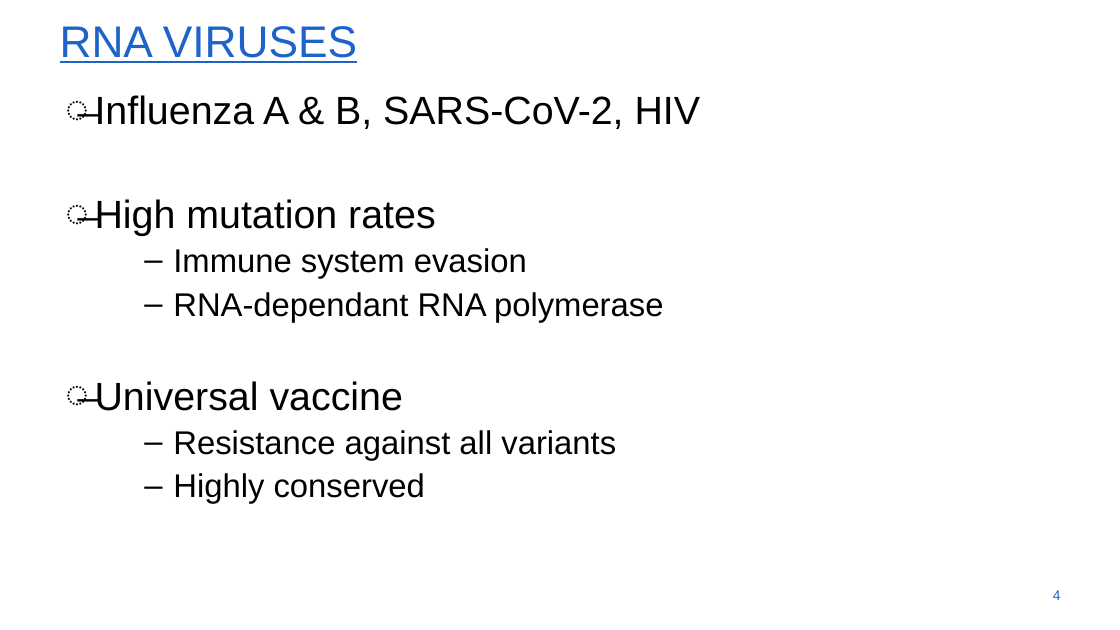
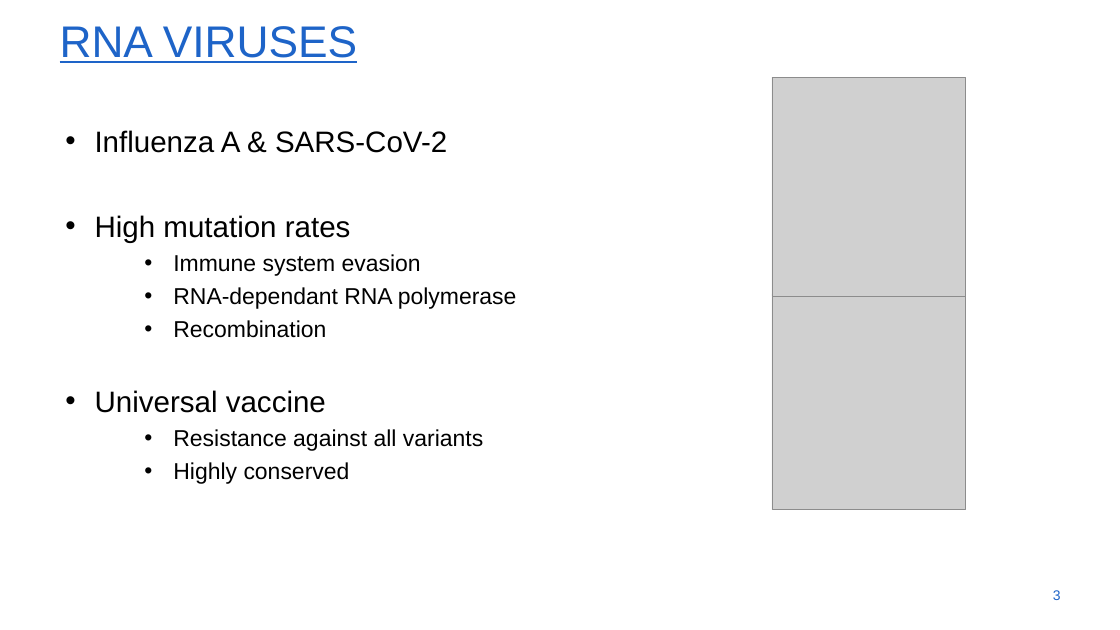
Before and after one commit to menvdamm/MScThesis, a slide deck: slide 3 of Masterthesis_Menno_Van_Damme.pptx (slide 4 before the commit). Drawn at 1120x630 pixels with LibreOffice and Linux fonts; fonts in the diff are those of the drawing; grey boxes stand for pictures; background and template pictures are left out. Boxes give left, top, right and bottom in pixels: in the first picture for what was removed or moved away, otherwise in the second. Text is boxed around its words. In the diff, an @@ line names an element or a change of style, - is before the commit and + after.

```diff
--- a/Masterthesis_Menno_Van_Damme.pptx
+++ b/Masterthesis_Menno_Van_Damme.pptx
@@ picture added at [772,77,966,297] @@
@@ text at [95,130,447,153]: text changed; size 48 to 36 pt @@
-̶ Influenza A & B, SARS-CoV-2, HIV
+• Influenza A & SARS-CoV-2
@@ text at [95,215,517,484]: size 48 to 36 pt in "High mutation rates", "Universal vaccine"; size 40 to 28 pt in "Immune system evasion", "RNA-dependant RNA polymerase", "Resistance against all variants", "Highly conserved"; bullet ̶ to •; line spacing 1.1 to 1.2; bullet ‒ to • @@
@@ picture added at [772,294,966,510] @@
@@ text at [173,320,326,338]: paragraph added @@
+    • Recombination
@@ page number at [1053,590,1061,600]: text changed @@
-4
+3
```
Also in this commit, not shown: 6 other slides changed, 8 slides added, 11 slides removed.
